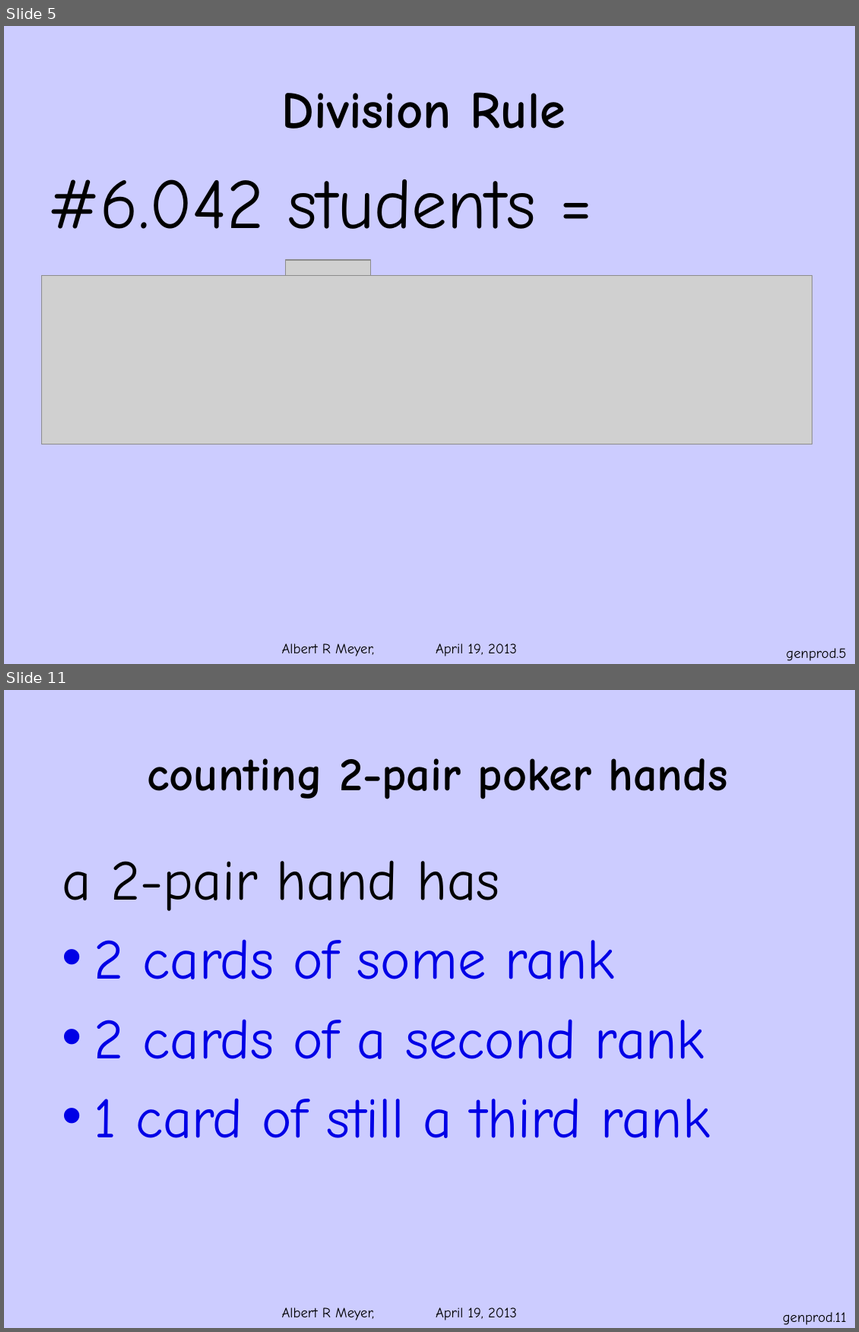
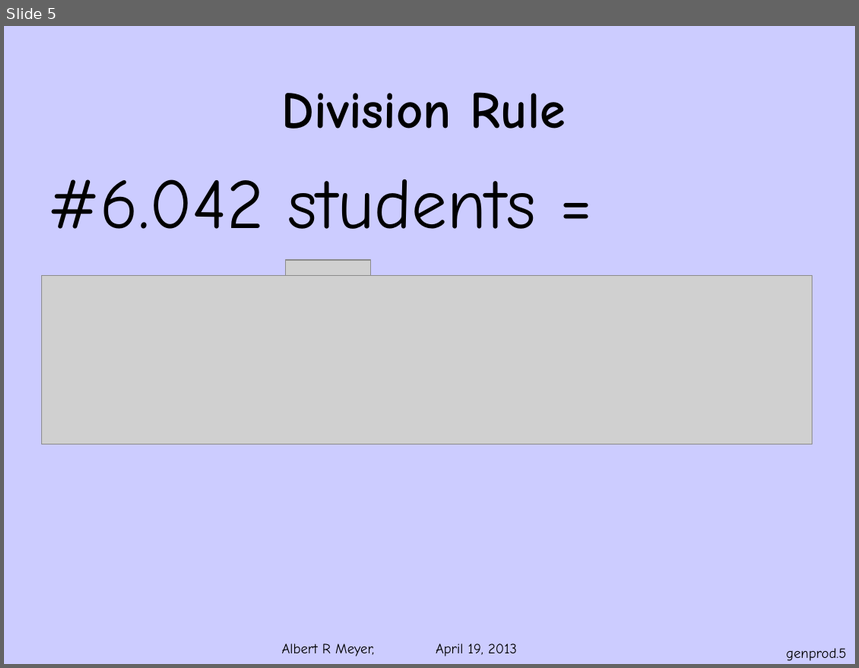
Before and after one commit to armeyer/mcs_web, a slide deck: spring13/slides13/genprod.pptx. Shown one above the other, each under a label of ours: slides 5 and 11 before the commit, slide 5 after it; the slides between them are not shown. The pictures are 859x1332 and 859x668 pixels, drawn with LibreOffice and Linux fonts; fonts in the diff are those of the drawing; grey boxes stand for pictures; background and template pictures are left out. Boxes give left, top, right and bottom in pixels: in the first picture for what was removed or moved away, otherwise in the second. Text is boxed around its words. In the diff, an @@ line names an element or a change of style, - is before the commit and + after.

Commit message:
split off count-2pair.pptx from genprod.pptx

```diff
--- a/spring13/slides13/genprod.pptx
+++ b/spring13/slides13/genprod.pptx
@@ slide 11 removed at (4,690,855,1328), background #CCCCFF; not listed: 1 template element that a slide beside it also shows @@
@@ title removed at (148,758,728,799) @@
-counting 2-pair poker hands
@@ text removed at (63,860,710,1138) @@
-a 2-pair hand has
-• 2 cards of some rank
-• 2 cards of a second rank
-• 1 card of still a third rank
@@ page number removed at (783,1312,847,1325) @@
-genprod.11
```
Also in this commit, not shown: 6 slides changed, 13 other slides removed, 1 other file.
